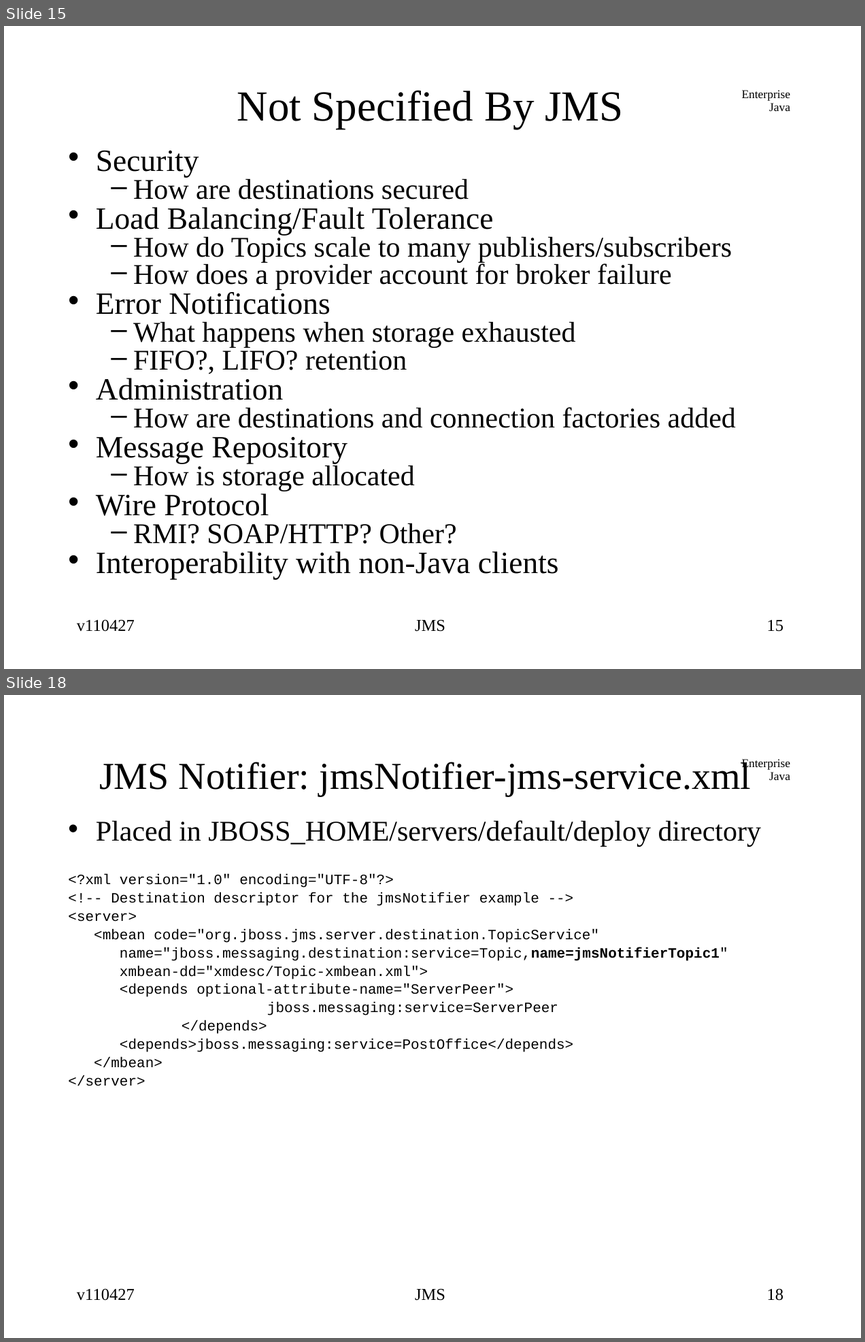
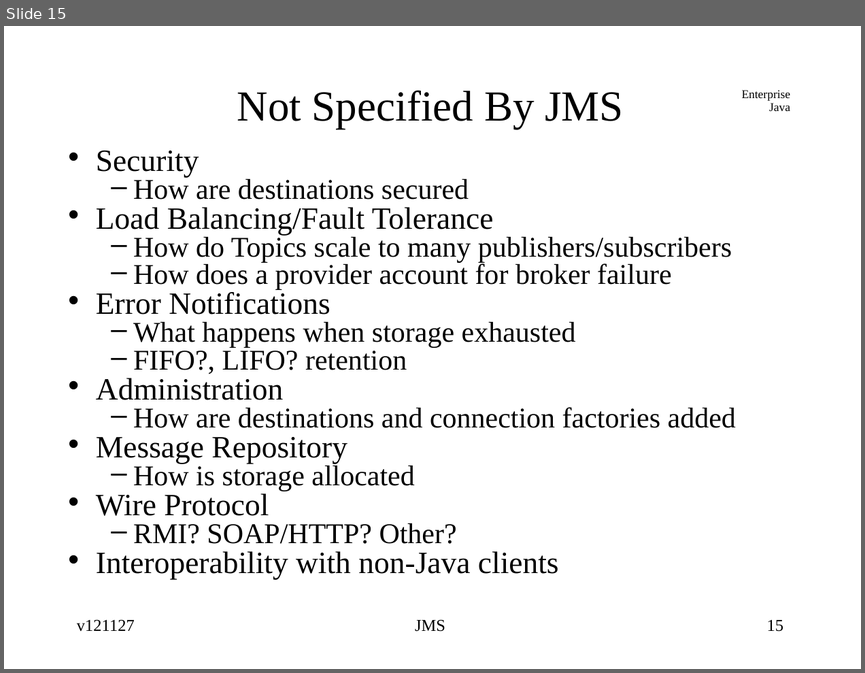
Before and after one commit to jcstaff/ejava-javaee, a slide deck: jmsCore/src/site/resources/lectures/jmsCore.ppt. Shown one above the other, each under a label of ours: slides 15 and 18 before the commit, slide 15 after it; the slides between them are not shown. The pictures are 865x1342 and 865x673 pixels, drawn with LibreOffice and Linux fonts; fonts in the diff are those of the drawing. Boxes give left, top, right and bottom in pixels: in the first picture for what was removed or moved away, otherwise in the second. Text is boxed around its words. In the diff, an @@ line names an element or a change of style, - is before the commit and + after.

```diff
--- a/jmsCore/src/site/resources/lectures/jmsCore.ppt
+++ b/jmsCore/src/site/resources/lectures/jmsCore.ppt
@@ slide 18 removed at <box>4,695,861,1338</box>, background #FFFFFF; not listed: 1 template element that a slide beside it also shows @@
@@ title removed at <box>99,760,751,796</box> @@
-JMS Notifier: jmsNotifier-jms-service.xml
@@ text removed at <box>68,820,762,1086</box> @@
-• Placed in JBOSS_HOME/servers/default/deploy directory
-<?xml version="1.0" encoding="UTF-8"?>
-<!-- Destination descriptor for the jmsNotifier example -->
-<server>
-<mbean code="org.jboss.jms.server.destination.TopicService"
-name="jboss.messaging.destination:service=Topic,name=jmsNotifierTopic1"
-xmbean-dd="xmdesc/Topic-xmbean.xml">
-<depends optional-attribute-name="ServerPeer">
-jboss.messaging:service=ServerPeer
-</depends>
-<depends>jboss.messaging:service=PostOffice</depends>
-</mbean>
-</server>
@@ text removed at <box>77,1288,135,1300</box> @@
-v110427
@@ text removed at <box>415,1288,445,1300</box> @@
-JMS
@@ page number removed at <box>767,1288,784,1300</box> @@
-18
@@ slide 15 changed as well @@
@@ text at <box>77,619,135,631</box>: text changed @@
-v110427
+v121127
```
Also in this commit, not shown: 82 other slides changed, 7 slides added, 7 other slides removed.
